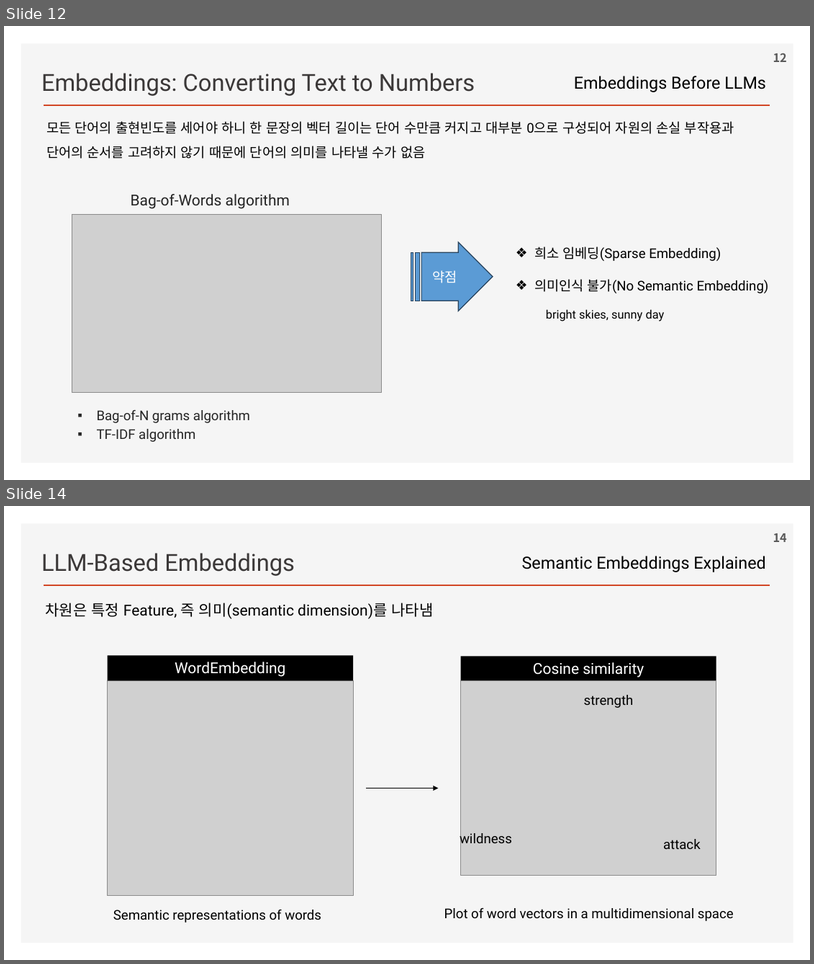
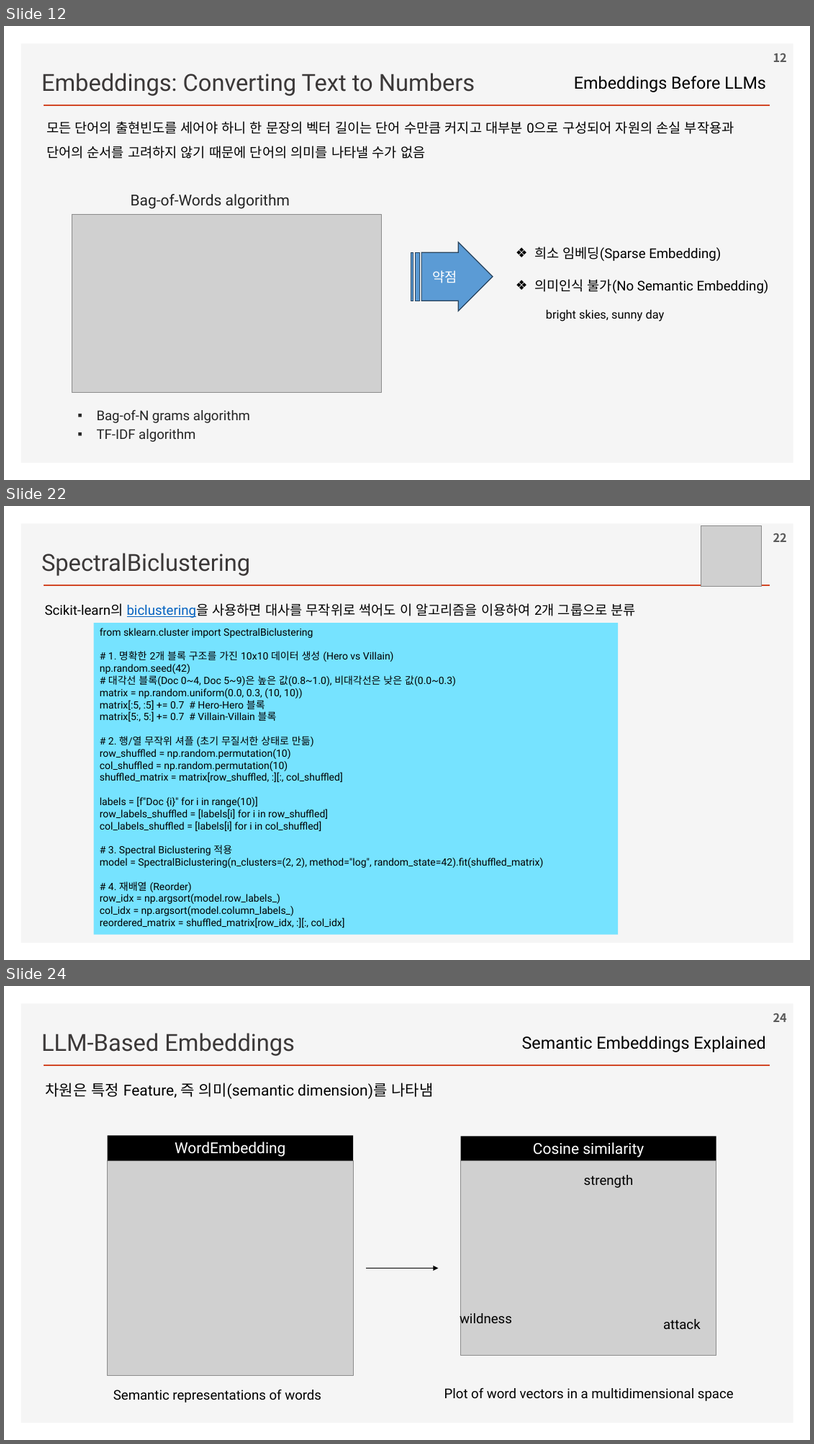
Before and after one commit to ancestor9/2026_Fall_Learning-Langchain-AI-Agent, a slide deck: ppts/CHAPTER 2 RAG Part I_Indexing Your Data.pptx. Shown one above the other, each under a label of ours: slides 12 and 14 before the commit, slides 12, 22 and 24 after it; the slides between them are not shown. The pictures are 814x964 and 814x1444 pixels, drawn with LibreOffice and Linux fonts; fonts in the diff are those of the drawing; grey boxes stand for pictures; background and template pictures are left out. Boxes give left, top, right and bottom in pixels: in the first picture for what was removed or moved away, otherwise in the second. Text is boxed around its words. In the diff, an @@ line names an element or a change of style, - is before the commit and + after.

```diff
--- a/ppts/CHAPTER 2 RAG Part I_Indexing Your Data.pptx
+++ b/ppts/CHAPTER 2 RAG Part I_Indexing Your Data.pptx
@@ slide 22 added at (x1=4, y1=506, x2=810, y2=960), background #FFFFFF; not listed: 2 template elements that a slide beside it also shows @@
@@ picture added at (x1=701, y1=526, x2=761, y2=587) @@
@@ page number added at (x1=774, y1=533, x2=787, y2=542), 14 pt, text #595959, bold @@
+22
@@ text added at (x1=41, y1=553, x2=250, y2=576), 28 pt, text #3B3838 @@
+SpectralBiclustering
@@ text added at (x1=45, y1=603, x2=636, y2=618), 16 pt, text #000000 @@
+Scikit-learn의 biclustering을 사용하면 대사를 무작위로 썩어도 이 알고리즘을 이용하여 2개 그룹으로 분류
@@ rectangle added at (x1=93, y1=623, x2=618, y2=934), fill #76E3FF, 12 pt, text #000000 @@
+from sklearn.cluster import SpectralBiclustering
+# 1. 명확한 2개 블록 구조를 가진 10x10 데이터 생성 (Hero vs Villain)
+np.random.seed(42)
+# 대각선 블록(Doc 0~4, Doc 5~9)은 높은 값(0.8~1.0), 비대각선은 낮은 값(0.0~0.3)
+matrix = np.random.uniform(0.0, 0.3, (10, 10))
+matrix[:5, :5] += 0.7 # Hero-Hero 블록
+matrix[5:, 5:] += 0.7 # Villain-Villain 블록
+# 2. 행/열 무작위 셔플 (초기 무질서한 상태로 만듦)
+row_shuffled = np.random.permutation(10)
+col_shuffled = np.random.permutation(10)
+shuffled_matrix = matrix[row_shuffled, :][:, col_shuffled]
+labels = [f"Doc {i}" for i in range(10)]
+row_labels_shuffled = [labels[i] for i in row_shuffled]
+col_labels_shuffled = [labels[i] for i in col_shuffled]
+# 3. Spectral Biclustering 적용
+model = SpectralBiclustering(n_clusters=(2, 2), method="log", random_state=42).fit(shuffled_matrix)
+# 4. 재배열 (Reorder)
+row_idx = np.argsort(model.row_labels_)
+col_idx = np.argsort(model.column_labels_)
+reordered_matrix = shuffled_matrix[row_idx, :][:, col_idx]
@@ what was slide 14 is now slide 24 @@
@@ page number at (x1=774, y1=1013, x2=787, y2=1022): text changed @@
-14
+24
```
Also in this commit, not shown: 1 slide changed, 9 other slides added.
